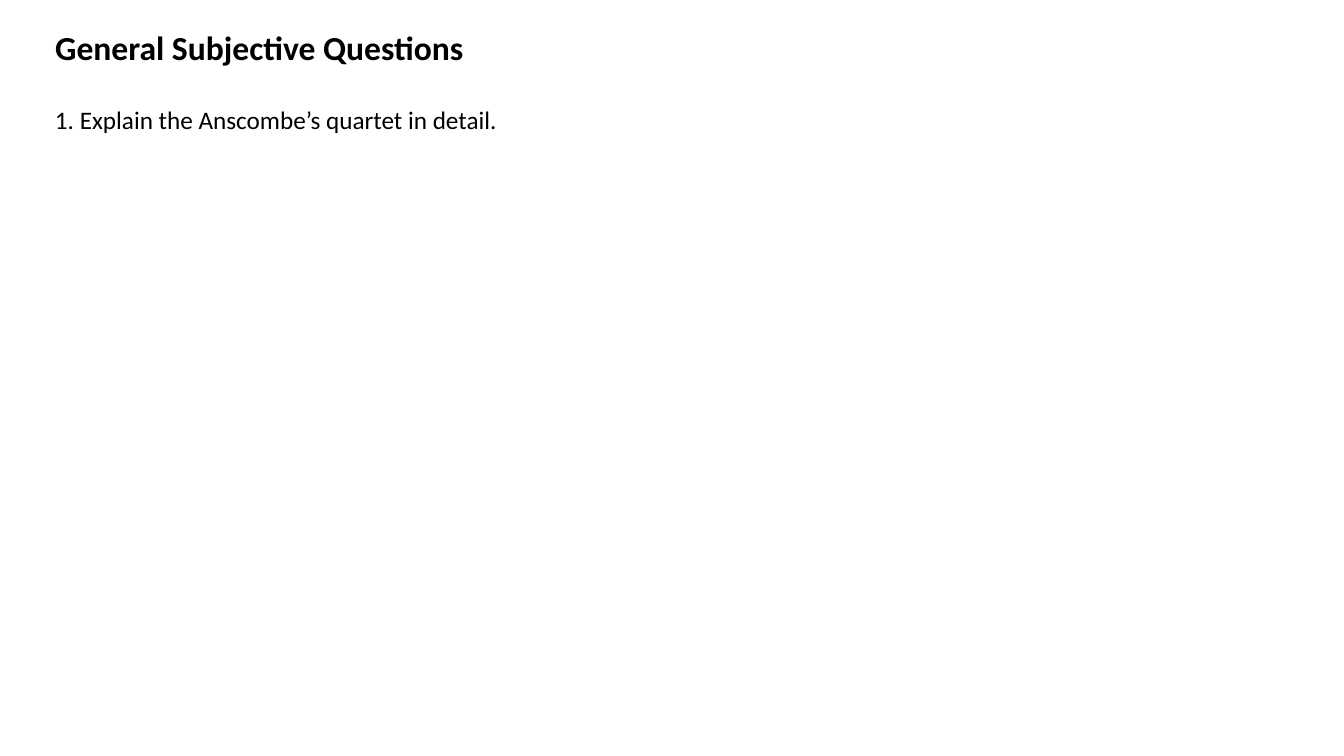
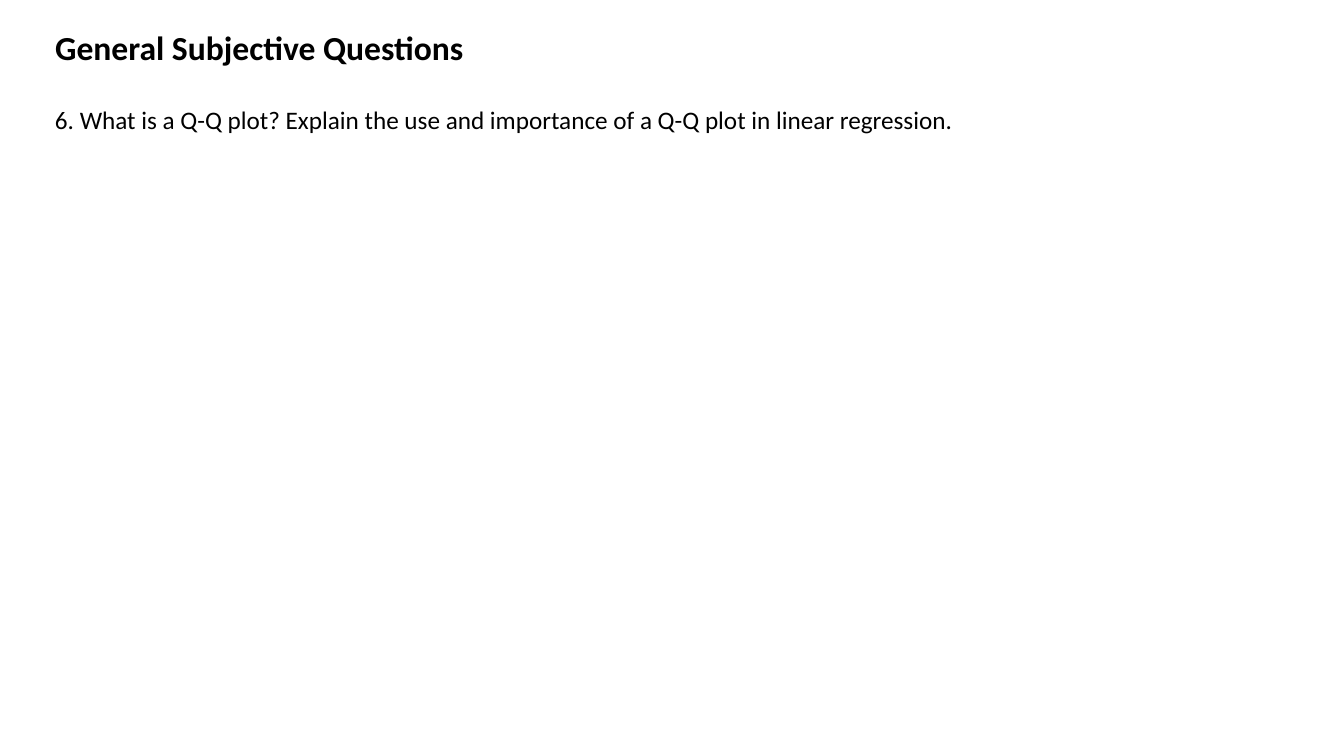
Before and after one commit to gurpreetkalra/BoomBikeCaseStudy, a slide deck: slide 13 of Boom Bikes.pptx (slide 9 before the commit). Drawn at 1344x756 pixels with LibreOffice and Linux fonts; fonts in the diff are those of the drawing. Boxes give left, top, right and bottom in pixels: in the first picture for what was removed or moved away, otherwise in the second. Text is boxed around its words. In the diff, an @@ line names an element or a change of style, - is before the commit and + after.

```diff
--- a/Boom Bikes.pptx
+++ b/Boom Bikes.pptx
@@ text at [55, 111, 952, 134]: text changed @@
-1. Explain the Anscombe’s quartet in detail.
+6. What is a Q-Q plot? Explain the use and importance of a Q-Q plot in linear regression.
```
Also in this commit, not shown: 1 other slide changed, 4 slides added.
